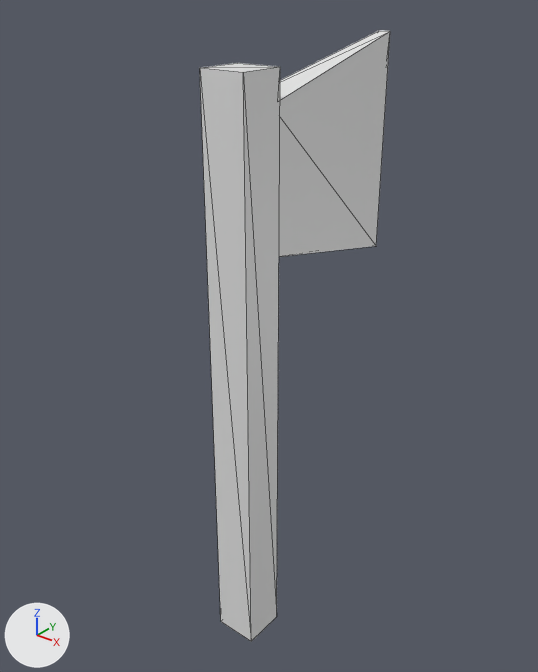
The glTF model models/axe.glb as it was, and as the next commit left it.
Both versions are drawn from a 50 mm lens placed at (0.343, -0.398, 0.516), pointed at (-0.019, 0.054, 0.235). Lighting does not change. The marker at lower left points along +X, +Y and +Z. The picture after the commit comes second. Mesh edges are drawn as thin lines.

The first picture shows 'Blade', 'Handle'.
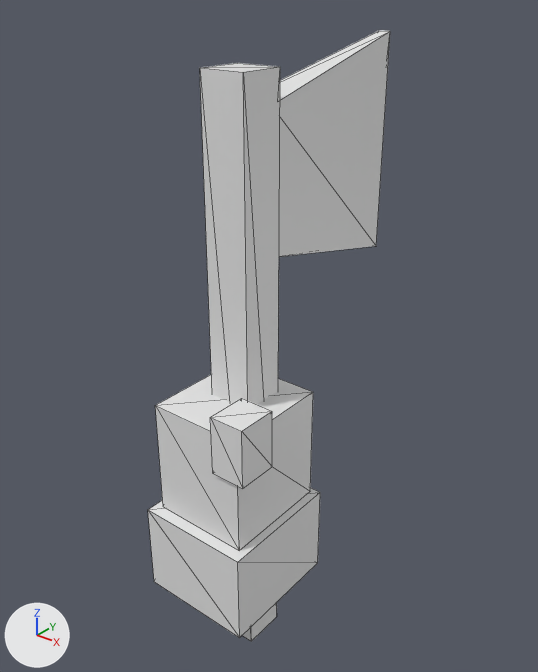
Pixel boxes [x1, y1, x2, y2] of what changed, in the pictures (538 x 672 px):
'HandFist', added
    after: [155, 375, 313, 550]
'HandCuff', added
    after: [148, 488, 320, 638]
'HandThumb', added
    after: [210, 398, 272, 489]

The change, as a list of edits to the scene's bpy script:
```text
Add me_handthumb:
    me_handthumb.from_pydata(...)  # a box spanning x -0.015..0.015, y -0.0175..0.0175, z -0.025..0.025
Add me_handfist:
    me_handfist.from_pydata(...)  # a box spanning x -0.0425..0.0425, y -0.0475..0.0475, z -0.05..0.05
Add me_handcuff:
    me_handcuff.from_pydata(...)  # a box spanning x -0.05..0.05, y -0.055..0.055, z -0.04..0.04
Add ob_handthumb:
    ob_handthumb = bpy.data.objects.new('HandThumb', me_handthumb)
    ob_handthumb.location = (0.035, -0.045, 0.2)
Add ob_handfist:
    ob_handfist = bpy.data.objects.new('HandFist', me_handfist)
    ob_handfist.location = (0.0, -0.012, 0.16)
Add ob_handcuff:
    ob_handcuff = bpy.data.objects.new('HandCuff', me_handcuff)
    ob_handcuff.location = (0.0, -0.015, 0.07)
```
